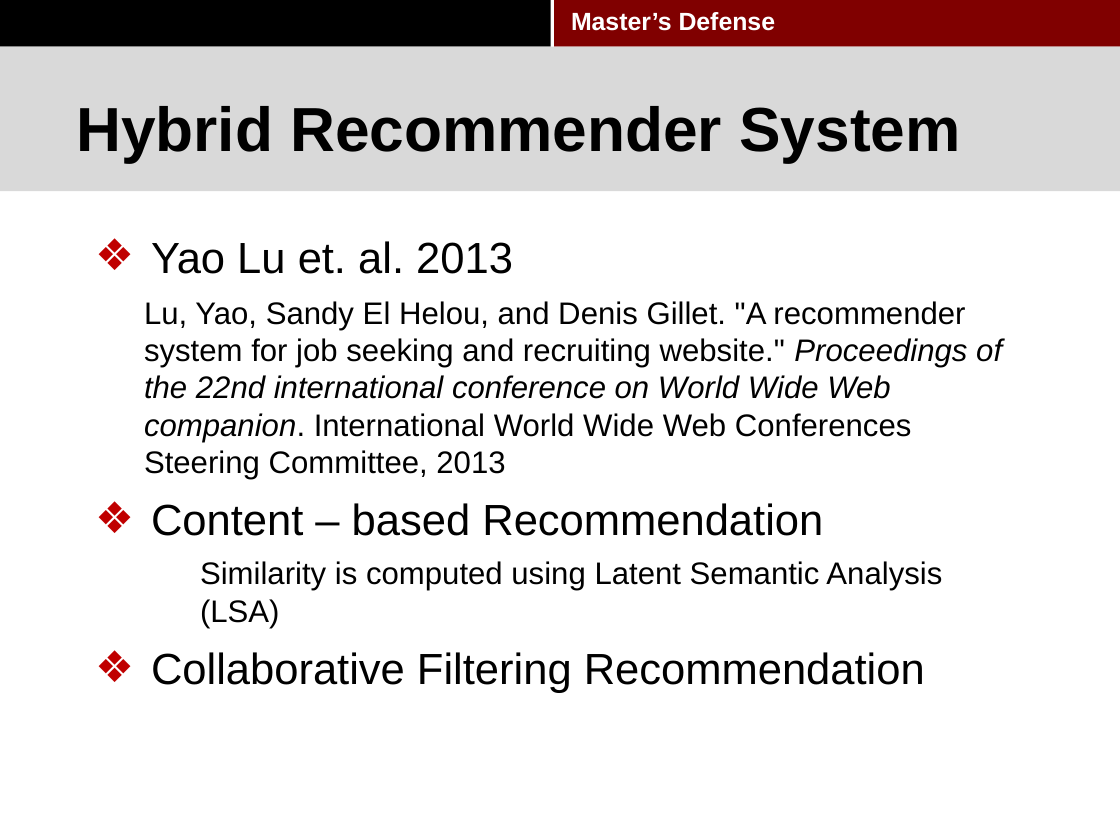
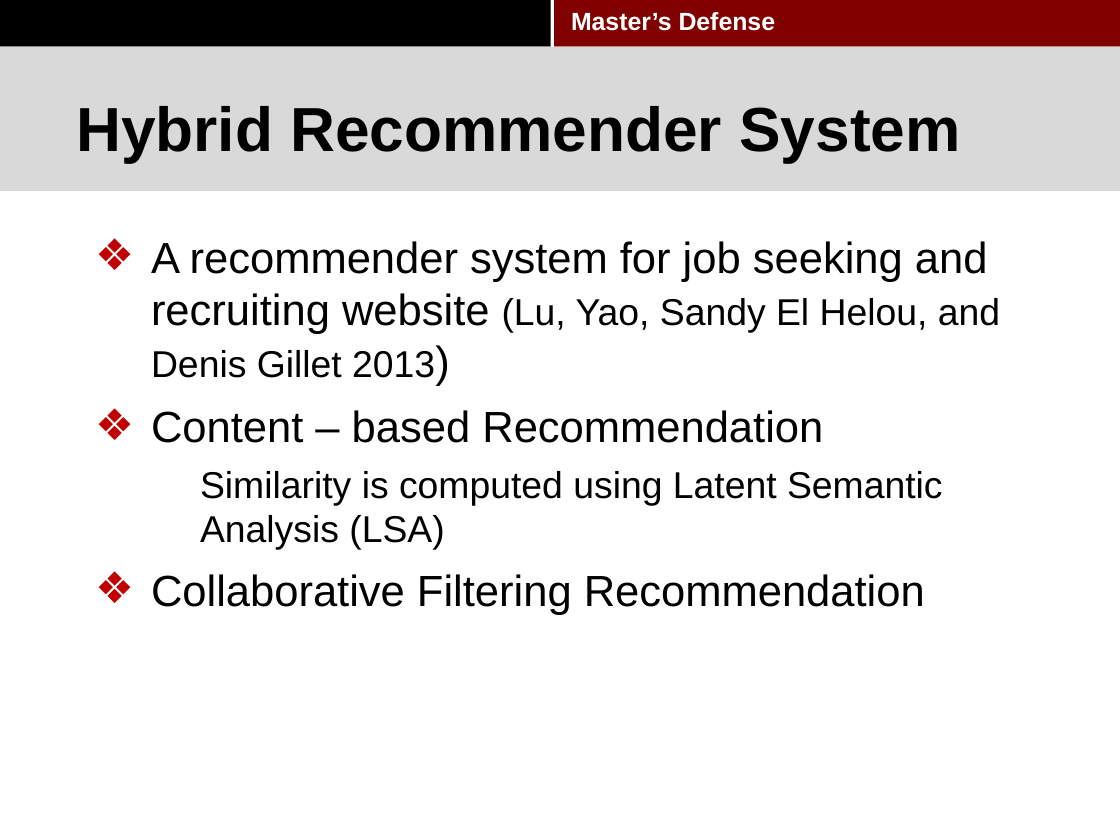
Before and after one commit to pkushiqiang/thesis, a slide deck: slide 12 of media/Master's thesis-2.pptx. Drawn at 1120x840 pixels with LibreOffice and Linux fonts; fonts in the diff are those of the drawing; background and template pictures are left out. Boxes give left, top, right and bottom in pixels: in the first picture for what was removed or moved away, otherwise in the second. Text is boxed around its words. In the diff, an @@ line names an element or a change of style, - is before the commit and + after.

```diff
--- a/media/Master's thesis-2.pptx
+++ b/media/Master's thesis-2.pptx
@@ text at [151, 241, 1000, 378]: text changed; size 20 to 28 pt @@
-❖ Yao Lu et. al. 2013
-  Lu, Yao, Sandy El Helou, and Denis Gillet. "A recommender system for job seeking and recruiting website." Proceedings of the 22nd international conference on World Wide Web companion. International World Wide Web Conferences Steering Committee, 2013
+❖ A recommender system for job seeking and recruiting website (Lu, Yao, Sandy El Helou, and Denis Gillet 2013)
@@ text at [200, 471, 943, 550]: size 20 to 24 pt in "Similarity is computed using Latent Semantic Analysis ..." @@
```
Also in this commit, not shown: 5 other slides changed.
